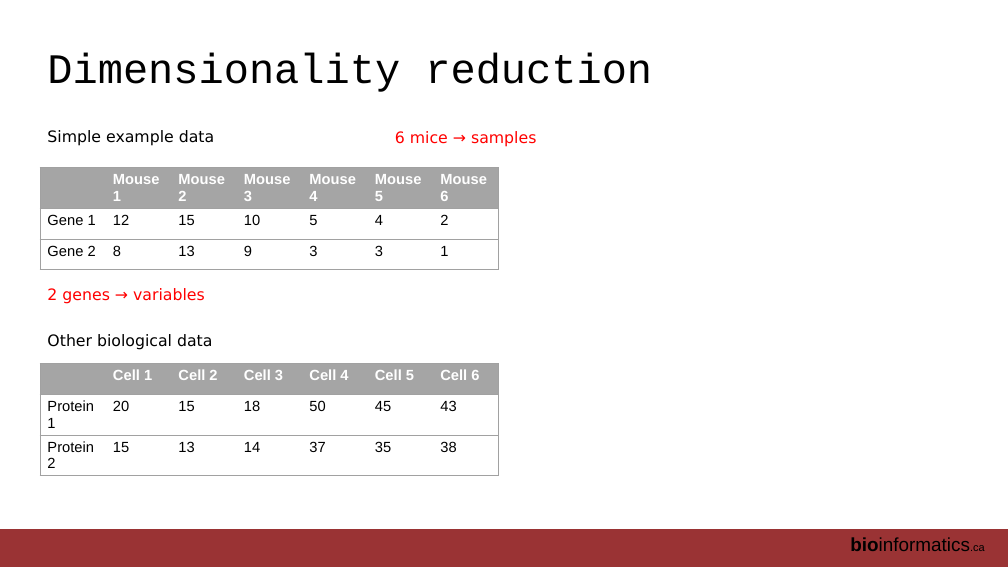
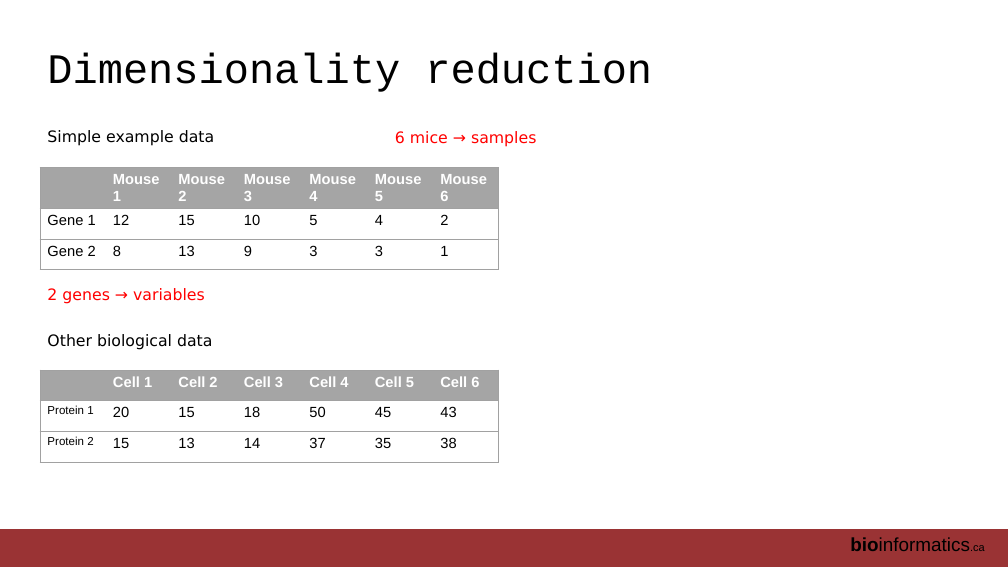
Before and after one commit to RealPaiLab/CBW_AUR2023, a slide deck: slide 10 of book/lectures/AUR_2023_Module2_DimensionReduction.pptx. Drawn at 1008x567 pixels with LibreOffice and Linux fonts; fonts in the diff are those of the drawing. Boxes give left, top, right and bottom in pixels: in the first picture for what was removed or moved away, otherwise in the second. Text is boxed around its words. In the diff, an @@ line names an element or a change of style, - is before the commit and + after.

```diff
--- a/book/lectures/AUR_2023_Module2_DimensionReduction.pptx
+++ b/book/lectures/AUR_2023_Module2_DimensionReduction.pptx
@@ table at box(40, 370, 501, 462) @@
@@ size 14 to 11 pt in "Protein 1", "Protein 2" @@
@@ table: place and size @@
-table at box(40, 364, 501, 480)
+table at box(40, 370, 501, 462)
```
Also in this commit, not shown: 16 other slides changed, 2 slides added, 28 other files.
